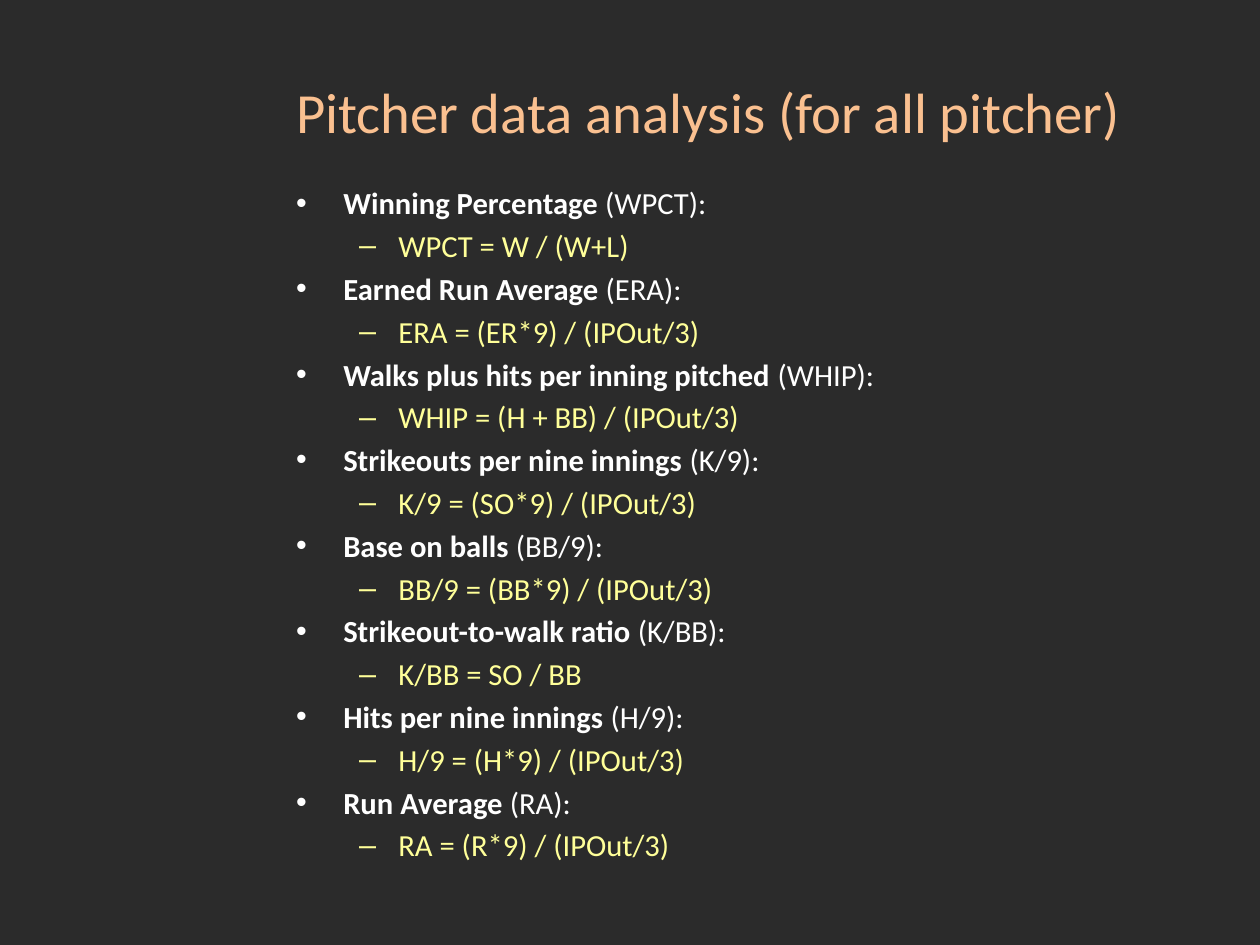
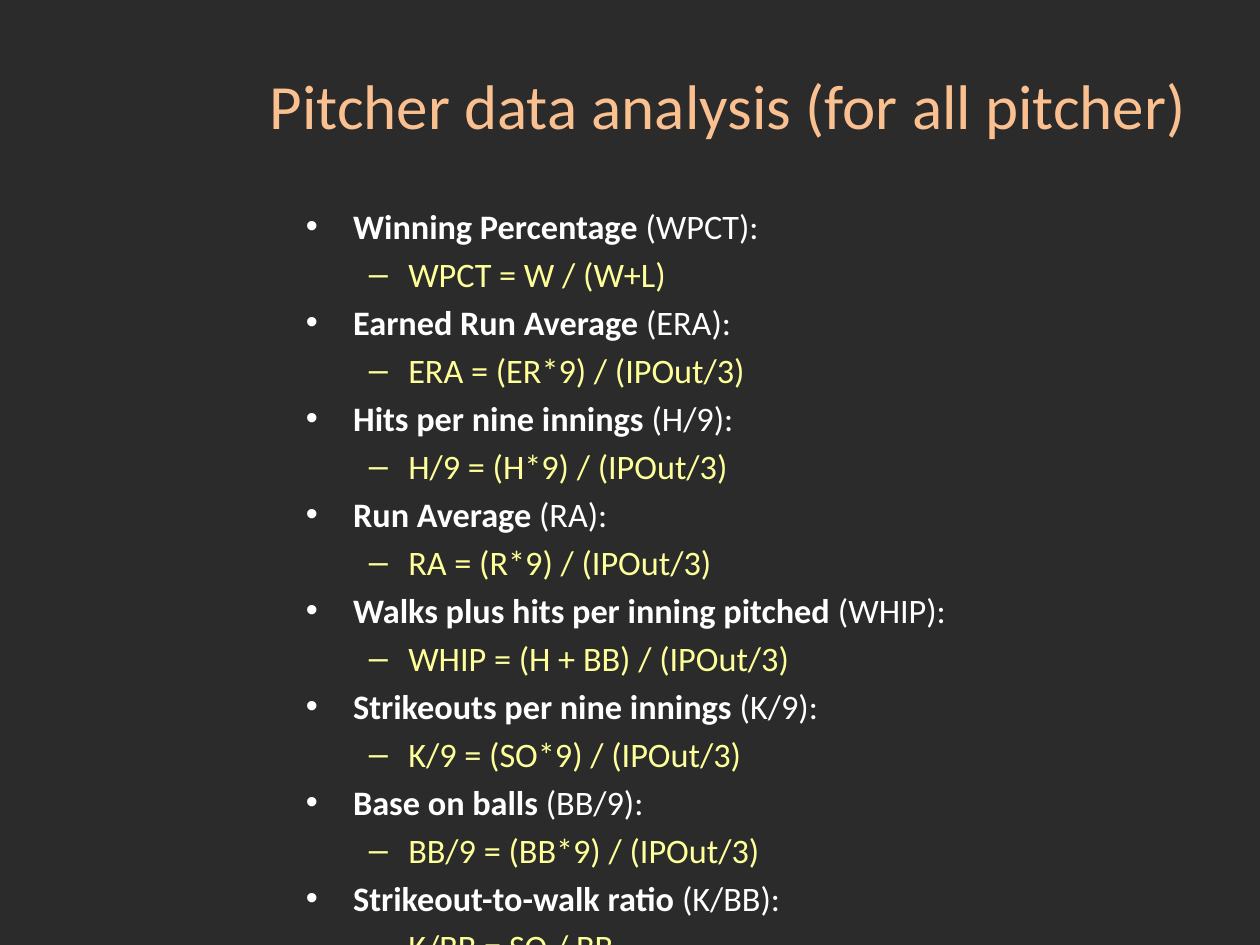
Before and after one commit to JeffWang0501/VALabProject2016, a slide deck: slide 15 of VA_Project_Proposal.pptx (slide 13 before the commit). Drawn at 1260x945 pixels with LibreOffice and Linux fonts; fonts in the diff are those of the drawing; background and template pictures are left out; a plain dark background stands for a picture behind light text. Boxes give left, top, right and bottom in pixels: in the first picture for what was removed or moved away, otherwise in the second. Text is boxed around its words. In the diff, an @@ line names an element or a change of style, - is before the commit and + after.

```diff
--- a/VA_Project_Proposal.pptx
+++ b/VA_Project_Proposal.pptx
@@ title "Pitcher data analysis (for all ...": place and size @@
-title "Pitcher data analysis (for all ..." at <box>296,91,1120,142</box>
+title "Pitcher data analysis (for all ..." at <box>270,83,1185,139</box>
@@ title "Pitcher data analysis (for all ..." at <box>270,83,1185,139</box>: size 32.4 to 36 pt; alignment left to right @@
@@ text "Winning Percentage (WPCT):": place and size @@
-text "Winning Percentage (WPCT):" at <box>343,192,875,819</box>
+text "Winning Percentage (WPCT):" at <box>353,214,946,916</box>
@@ text at <box>353,214,946,916</box>: size 17.5 to 19.6 pt in "Winning Percentage (WPCT):", "WPCT = W / (W+L)", "Earned Run Average (ERA):", "ERA = (ER*9) / (IPOut/3)" and 8 more places @@
@@ text at <box>353,406,734,580</box>: paragraphs added @@
+• Hits per nine innings (H/9):
+  – H/9 = (H*9) / (IPOut/3)
+• Run Average (RA):
+  – RA = (R*9) / (IPOut/3)
@@ text at <box>343,706,684,819</box>: paragraphs removed @@
-• Hits per nine innings (H/9):
-  – H/9 = (H*9) / (IPOut/3)
-• Run Average (RA):
-  – RA = (R*9) / (IPOut/3)
```
Also in this commit, not shown: 9 other slides changed, 1 slide added.
